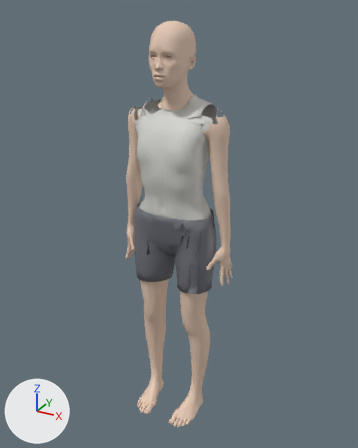
One commit to the FBX model NC_Body_Female_Skinny.fbx: the scene before it, then after it.
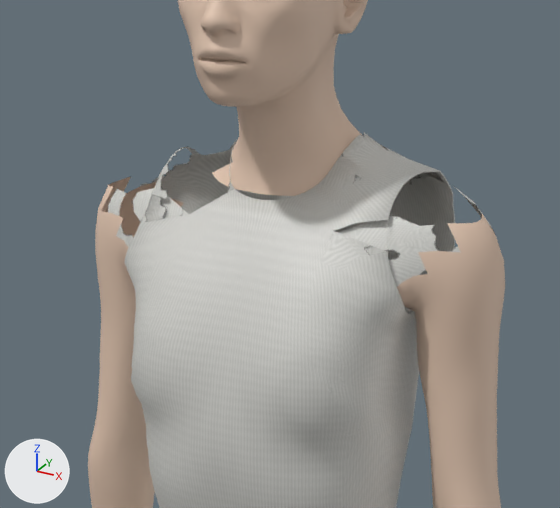
The first picture shows the older version from a camera (50 mm lens) standing at (3.21, -5.85, 6.07) and looking at (0.03, -0.07, 3.18). The close-ups show the older and then the newer version on the part from 29% to 68% of the width and 14% to 42% of the height of that picture. Only the edits that show in the close-ups are written down. The lights are fixed; the arrows at lower left show +X, +Y and +Z.

Before the edit, the objects in view are built like this:
```python
ob_head_geo = bpy.data.objects.new('Head_Geo', me_female_skinny_head_geo)
ob_head_geo.location = (0.0, 0.0, 0.0)
ob_leftupperarm_geo = bpy.data.objects.new('LeftUpperArm_Geo', me_female_skinny_leftupperarm_geo)
ob_leftupperarm_geo.location = (0.0, 0.0, 0.0)
ob_rightlowerarm_geo = bpy.data.objects.new('RightLowerArm_Geo', me_female_skinny_rightlowerarm_geo)
ob_rightlowerarm_geo.location = (0.0, 0.0, 0.0)
ob_rightupperarm_geo = bpy.data.objects.new('RightUpperArm_Geo', me_female_skinny_rightupperarm_geo)
ob_rightupperarm_geo.location = (0.0, 0.0, 0.0)
ob_uppertorso_geo = bpy.data.objects.new('UpperTorso_Geo', me_female_skinny_uppertorso_geo)
ob_uppertorso_geo.location = (0.0, 0.0, 0.0)
```
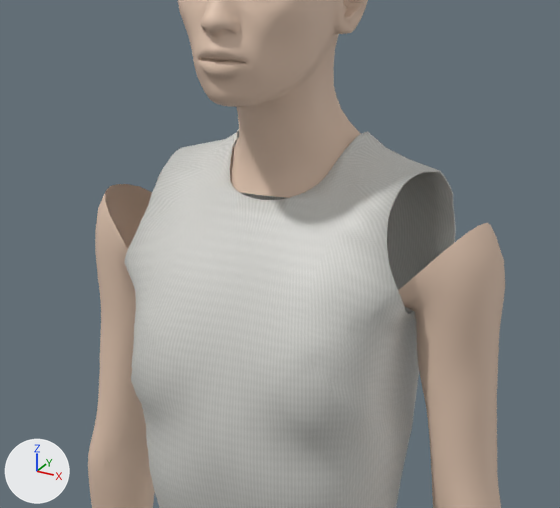
Where the change shows, as pixel boxes [x1, y1, x2, y2] in the close-ups (560 x 508 px; the box of a moved part takes in the faces that stretch with it):
'UpperTorso_Geo', reshaped: before [108, 133, 491, 508]; after [124, 129, 456, 508]
'LeftUpperArm_Geo', reshaped: before [397, 214, 505, 508]; after [398, 223, 505, 508]
'RightUpperArm_Geo', reshaped: before [88, 176, 184, 472]; after [88, 184, 152, 466]
part 1 of me_female_skinny_head_geo, built on (mostly hidden): before [212, 125, 363, 182]; after [230, 127, 358, 198]
part 2 of me_female_skinny_uppertorso_geo, built on: before [108, 180, 491, 276]; after [124, 130, 414, 452]
part 3 of me_female_skinny_uppertorso_geo, surface changed: before [112, 133, 476, 287]; after [140, 129, 446, 256]
part 4 of me_female_skinny_leftupperarm_geo, moved or reshaped: before [397, 214, 496, 301]; after [398, 223, 496, 301]
part 5 of me_female_skinny_rightupperarm_geo, moved or reshaped: before [98, 176, 184, 258]; after [98, 184, 152, 258]

The change, as a diff of the scene's bpy script:
```diff
--- a/NC_Body_Female_Skinny.fbx.py
+++ b/NC_Body_Female_Skinny.fbx.py
@@ me_female_skinny_head_geo @@
 # used by ob_head_geo; location = (0.0, 0.0, 0.0)
-me_female_skinny_head_geo.from_pydata(...)  # 4410 vertices, 4384 faces; spans x -0.305..0.305, y -0.569..0.171, z 4.845..5.913
+me_female_skinny_head_geo.from_pydata(...)  # 4477 vertices, 4502 faces; spans x -0.305..0.305, y -0.569..0.171, z 4.842..5.913
+# me_female_skinny_head_geo part 1: 4 vertices moved from x -0.227..0.227, y -0.021..0.0, z 4.972..4.981 to x -0.22..0.22, y -0.025..-0.004, z 4.981..4.989; 12 vertices removed from x -0.264..0.264, y -0.154..0.135, z 4.865..4.989; 41 vertices added at x -0.22..0.22, y -0.236..0.141, z 4.842..4.99
+# other edits to the shape of me_female_skinny_head_geo do not show in these pictures
 me_female_skinny_head_geo.materials.append(mat_skin)
@@ me_female_skinny_rightupperarm_geo @@
 # used by ob_rightupperarm_geo; location = (0.0, 0.0, 0.0)
-me_female_skinny_rightupperarm_geo.from_pydata(...)  # 329 vertices, 320 faces; spans x -0.796..-0.463, y -0.319..0.129, z 3.789..4.812
+me_female_skinny_rightupperarm_geo.from_pydata(...)  # 347 vertices, 354 faces; spans x -0.798..-0.464, y -0.318..0.119, z 3.808..4.79
+# me_female_skinny_rightupperarm_geo part 5: 6 vertices moved from x -0.682..-0.463, y -0.319..-0.064, z 4.567..4.804 to x -0.688..-0.464, y -0.318..-0.061, z 4.566..4.79; 8 vertices removed from x -0.66..-0.54, y -0.255..0.129, z 4.647..4.812; 16 vertices added at x -0.68..-0.475, y -0.254..0.119, z 4.577..4.782
+# other edits to the shape of me_female_skinny_rightupperarm_geo do not show in these pictures
 me_female_skinny_rightupperarm_geo.materials.append(mat_skin)
@@ me_female_skinny_uppertorso_geo @@
 # used by ob_uppertorso_geo; location = (0.0, 0.0, 0.0)
-me_female_skinny_uppertorso_geo.from_pydata(...)  # 2880 vertices, 2817 faces; spans x -0.71..0.71, y -0.54..0.28, z 3.16..5.02
+me_female_skinny_uppertorso_geo.from_pydata(...)  # 3264 vertices, 3610 faces; spans x -0.69..0.69, y -0.54..0.28, z 3.16..5.02
+# me_female_skinny_uppertorso_geo part 2: 8 vertices moved from x -0.48..0.48, y -0.21..0.09, z 4.57..4.94 to x -0.47..0.47, y -0.21..0.1, z 4.58..4.94; 18 vertices removed from x -0.71..0.71, y -0.24..0.11, z 4.65..5.0; 358 vertices added at x -0.69..0.69, y -0.54..0.23, z 4.1..5.01
+# me_female_skinny_uppertorso_geo part 3: 186 kept faces spanning x -0.61..0.68, y -0.46..0.21, z 3.36..5.02 get new texture (UV) coordinates
+# other edits to the shape of me_female_skinny_uppertorso_geo do not show in these pictures
 me_female_skinny_uppertorso_geo.materials.append(mat_nc_female_skinny_uppertorso_base)
@@ me_female_skinny_leftupperarm_geo @@
 # used by ob_leftupperarm_geo; location = (0.0, 0.0, 0.0)
-me_female_skinny_leftupperarm_geo.from_pydata(...)  # 326 vertices, 318 faces; spans x 0.474..0.796, y -0.298..0.129, z 3.789..4.812
+me_female_skinny_leftupperarm_geo.from_pydata(...)  # 344 vertices, 352 faces; spans x 0.474..0.798, y -0.292..0.119, z 3.808..4.79
+# me_female_skinny_leftupperarm_geo part 4: 5 vertices moved from x 0.486..0.682, y -0.298..-0.064, z 4.599..4.804 to x 0.489..0.688, y -0.292..-0.061, z 4.591..4.79; 8 vertices removed from x 0.54..0.66, y -0.255..0.129, z 4.647..4.812; 16 vertices added at x 0.475..0.68, y -0.254..0.119, z 4.577..4.782
+# other edits to the shape of me_female_skinny_leftupperarm_geo do not show in these pictures
 me_female_skinny_leftupperarm_geo.materials.append(mat_skin)
```
